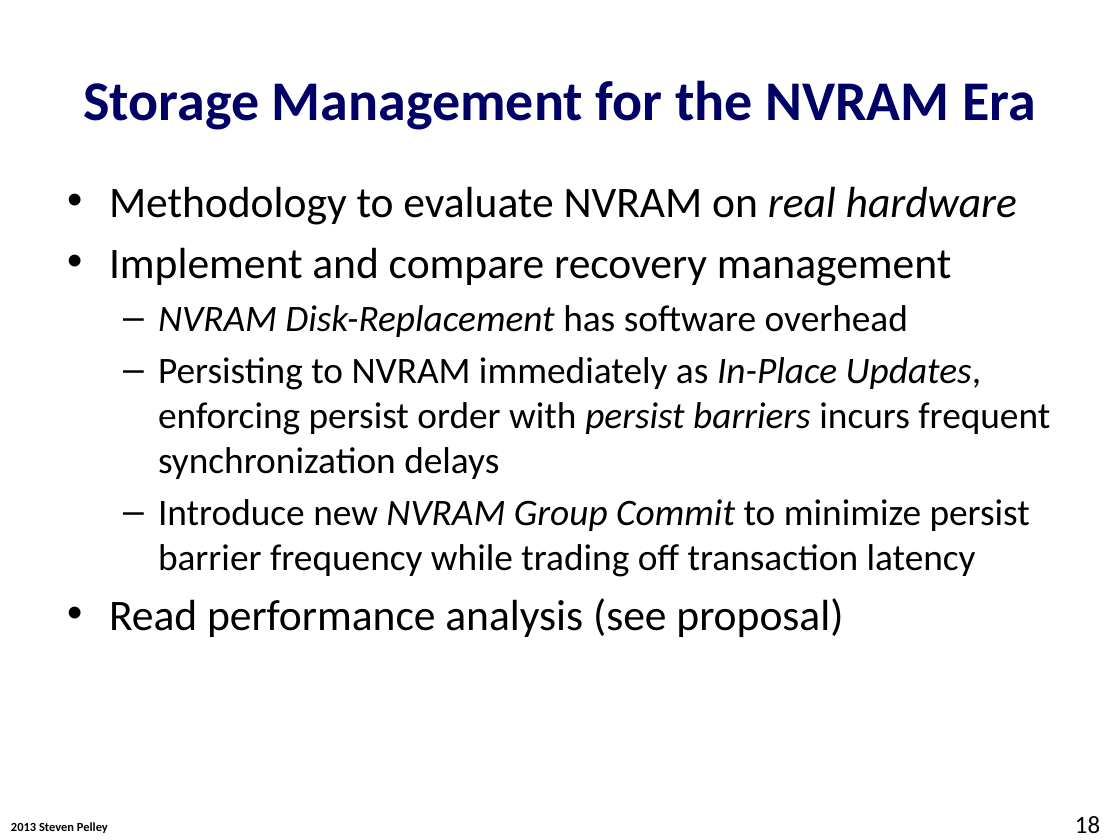
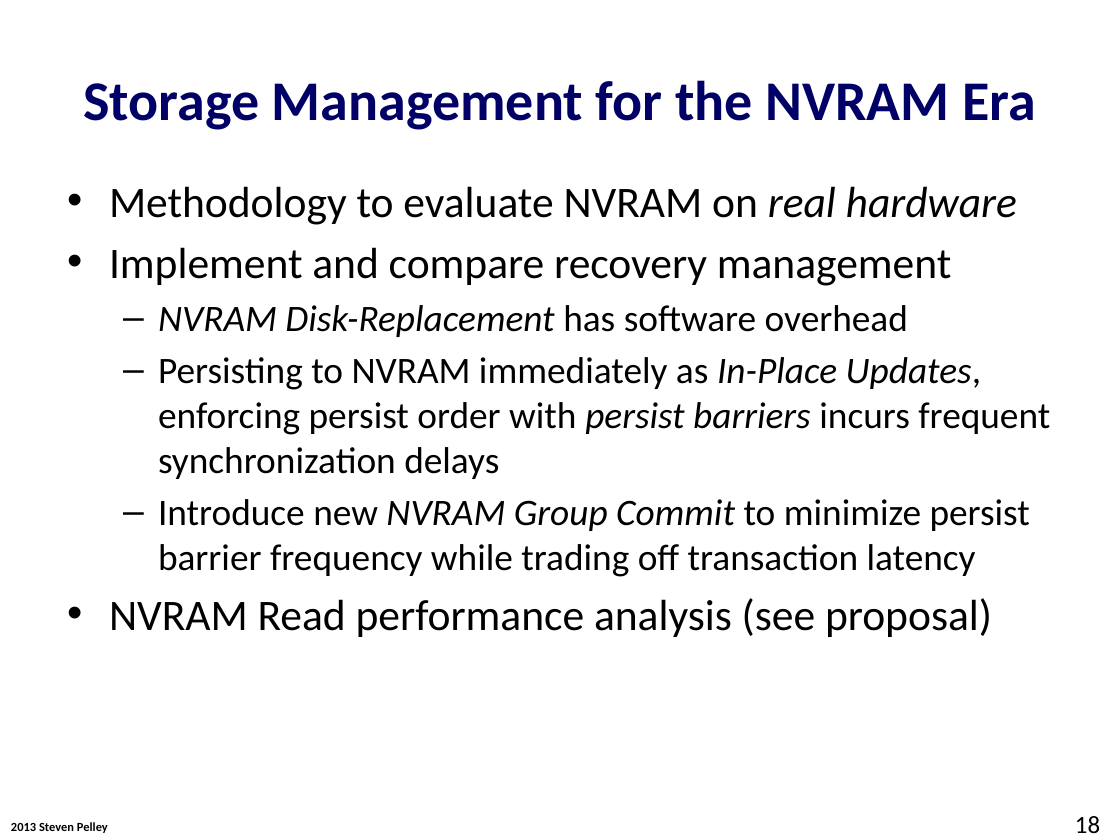
Before and after one commit to Abulila/dissertation, a slide deck: slide 18 of proposal/proposal.pptx. Drawn at 1120x840 pixels with LibreOffice and Linux fonts; fonts in the diff are those of the drawing; background and template pictures are left out. Boxes give left, top, right and bottom in pixels: in the first picture for what was removed or moved away, otherwise in the second. Text is boxed around its words. In the diff, an @@ line names an element or a change of style, - is before the commit and + after.

```diff
--- a/proposal/proposal.pptx
+++ b/proposal/proposal.pptx
@@ text at [109,598,992,637]: text changed @@
-• Read performance analysis (see proposal)
+• NVRAM Read performance analysis (see proposal)
```
Also in this commit, not shown: 11 other slides changed.
